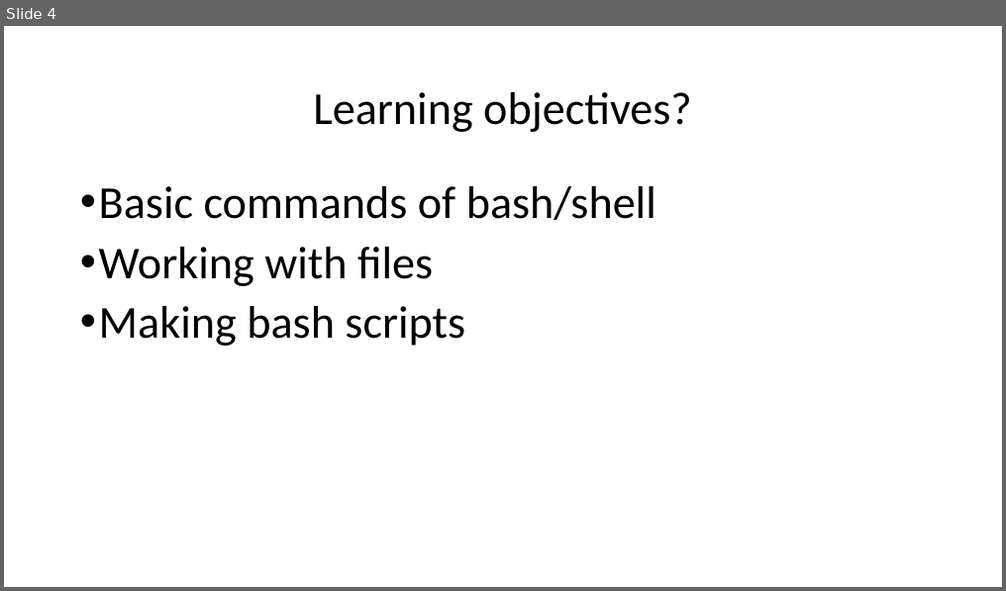
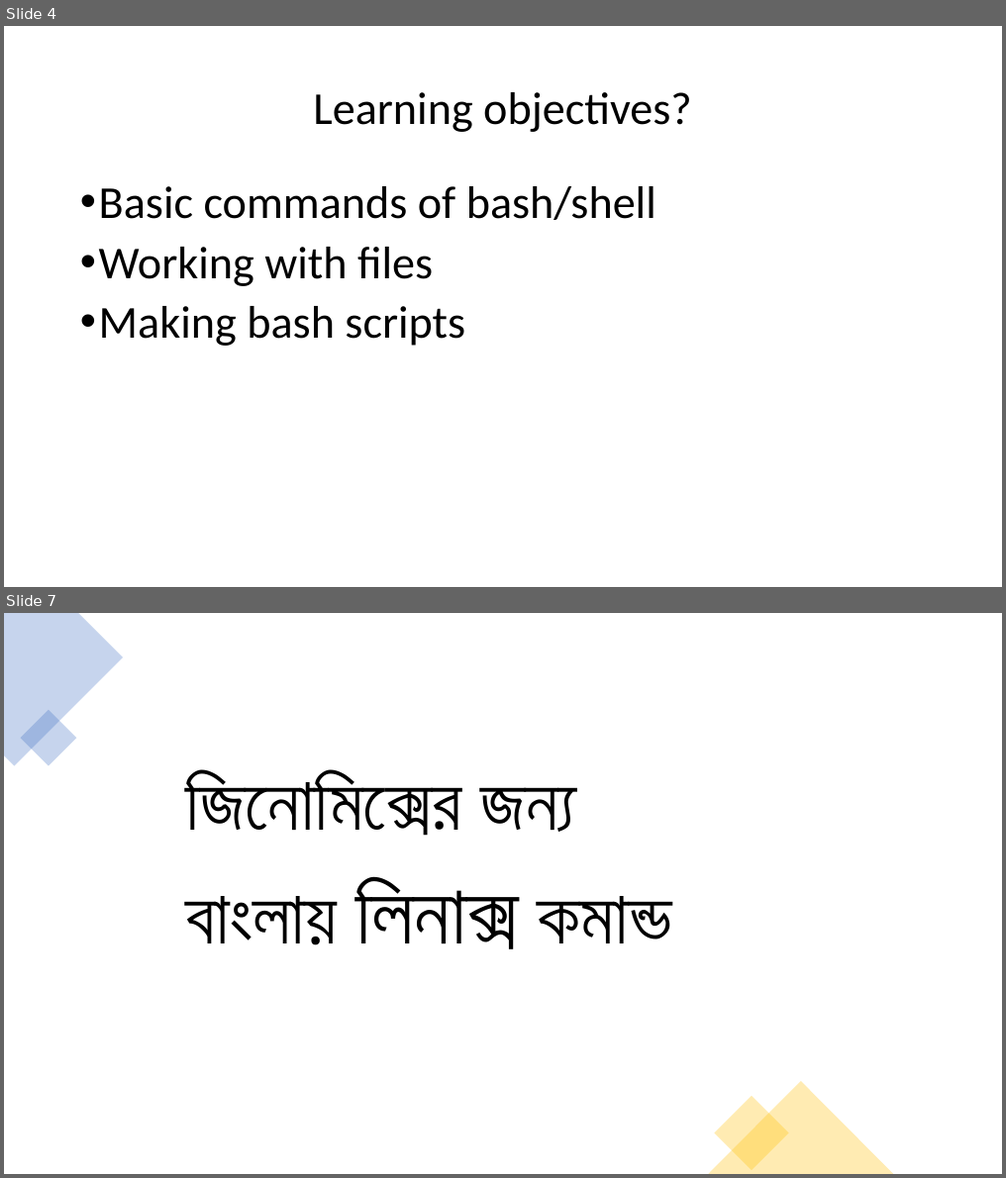
Before and after one commit to Rashedul/Linux-for-Genomics-Bangla-Tutorial, a slide deck: files/slides.pptx. Shown one above the other, each under a label of ours: slide 4 before the commit, slides 4 and 7 after it; the slides between them are not shown. The pictures are 1006x591 and 1006x1178 pixels, drawn with LibreOffice and Linux fonts; fonts in the diff are those of the drawing. Boxes give left, top, right and bottom in pixels: in the first picture for what was removed or moved away, otherwise in the second. Text is boxed around its words. In the diff, an @@ line names an element or a change of style, - is before the commit and + after.

```diff
--- a/files/slides.pptx
+++ b/files/slides.pptx
@@ slide 7 added at <box>4,613,1002,1174</box>, background #FFFFFF @@
@@ freeform shape added at <box>4,613,123,766</box>, fill #4472C4 at 30% opacity @@
@@ rectangle added at <box>21,710,76,765</box>, fill #4472C4 at 30% opacity @@
@@ rounded rectangle added at <box>148,706,930,1023</box>, fill #FFFFFF @@
@@ text added at <box>186,772,672,950</box>, 72 pt, text #000000 @@
+জিনোমিক্সের জন্য
+বাংলায় লিনাক্স কমান্ড
@@ triangle added at <box>709,1081,893,1174</box>, fill #FFC000 at 30% opacity @@
@@ rectangle added at <box>714,1096,789,1171</box>, fill #FFC000 at 30% opacity @@
```
Also in this commit, not shown: 3 other slides added, 1 slide removed, 8 other files.
